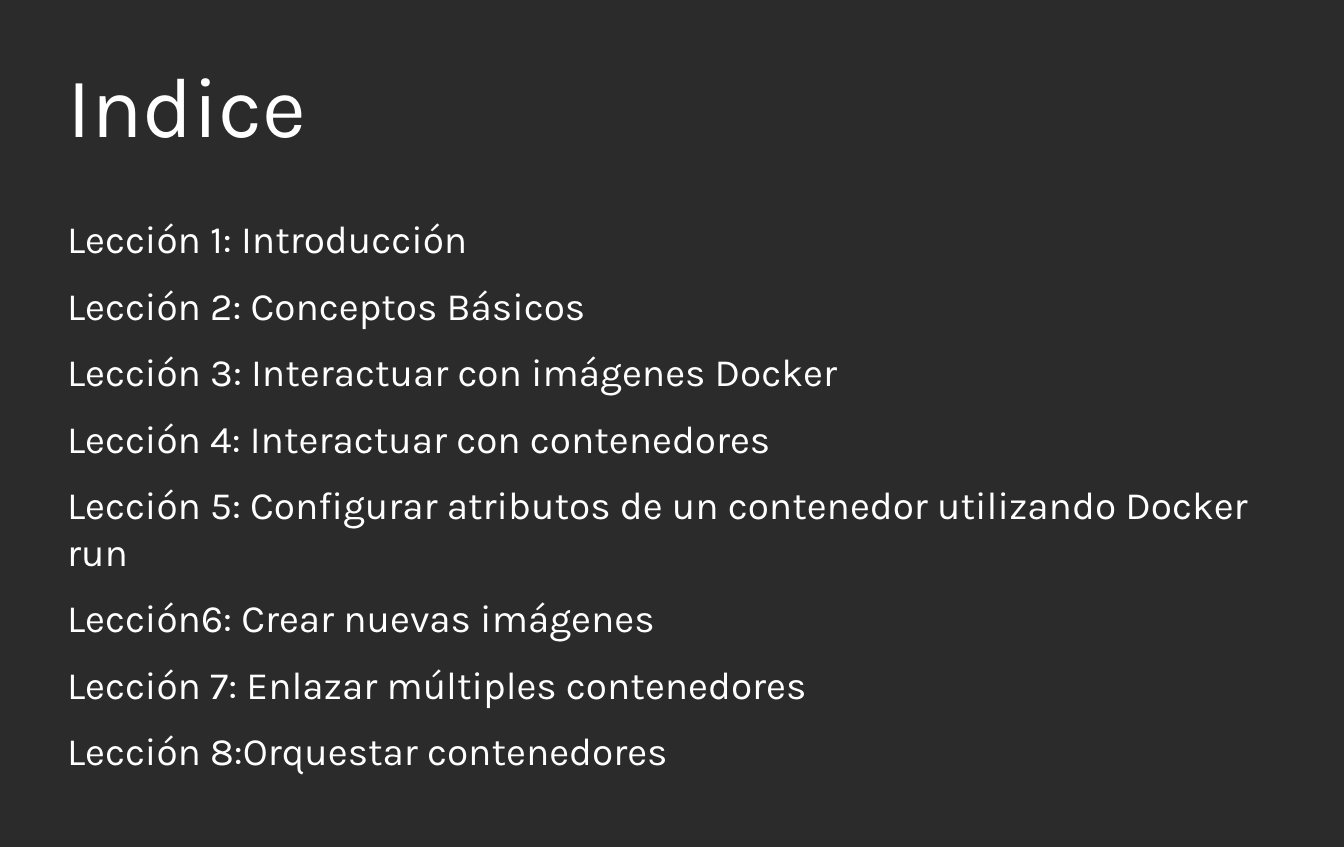
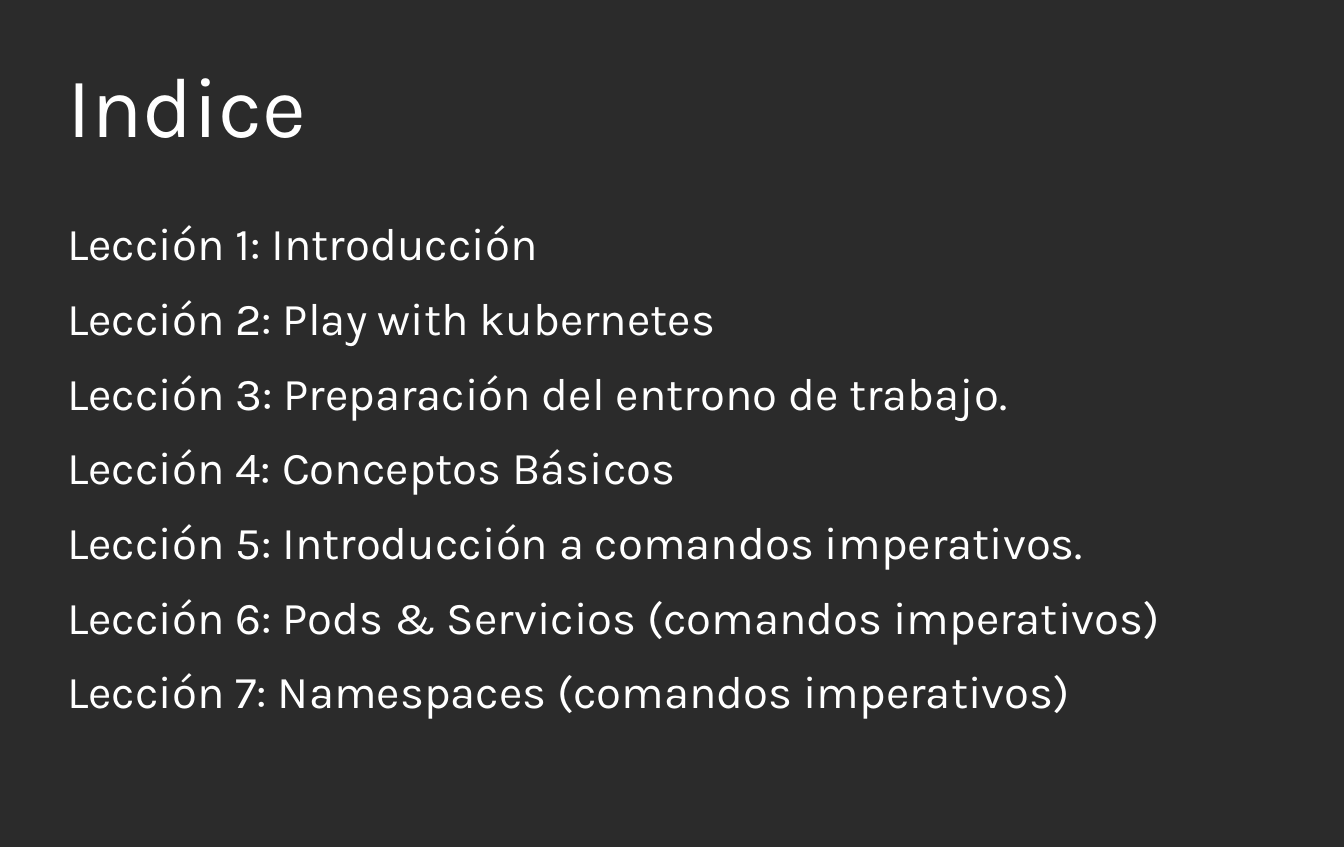
Before and after one commit to ElmerReal/Tesis-201503936, a slide deck: slide 2 of Kubernetes/CursoKubernetes.odp. Drawn at 1344x847 pixels with LibreOffice and Linux fonts; fonts in the diff are those of the drawing; background and template pictures are left out; a plain dark background stands for a picture behind light text. Boxes give left, top, right and bottom in pixels: in the first picture for what was removed or moved away, otherwise in the second. Text is boxed around its words. In the diff, an @@ line names an element or a change of style, - is before the commit and + after.

```diff
--- a/Kubernetes/CursoKubernetes.odp
+++ b/Kubernetes/CursoKubernetes.odp
@@ text at (67, 225, 538, 261): size 27.2 to 32 pt in "Lección 1: Introducción" @@
@@ text at (67, 300, 1159, 719): text changed; size 27.2 to 32 pt @@
-Lección 2: Conceptos Básicos
-Lección 3: Interactuar con imágenes Docker
-Lección 4: Interactuar con contenedores
-Lección 5: Configurar atributos de un contenedor utilizando Docker run
-Lección6: Crear nuevas imágenes
-Lección 7: Enlazar múltiples contenedores
-Lección 8:Orquestar contenedores
+Lección 2: Play with kubernetes
+Lección 3: Preparación del entrono de trabajo.
+Lección 4: Conceptos Básicos
+Lección 5: Introducción a comandos imperativos.
+Lección 6: Pods & Servicios (comandos imperativos)
+Lección 7: Namespaces (comandos imperativos)
```
Also in this commit, not shown: 37 slides added, 2 slides removed, 2 other files.
